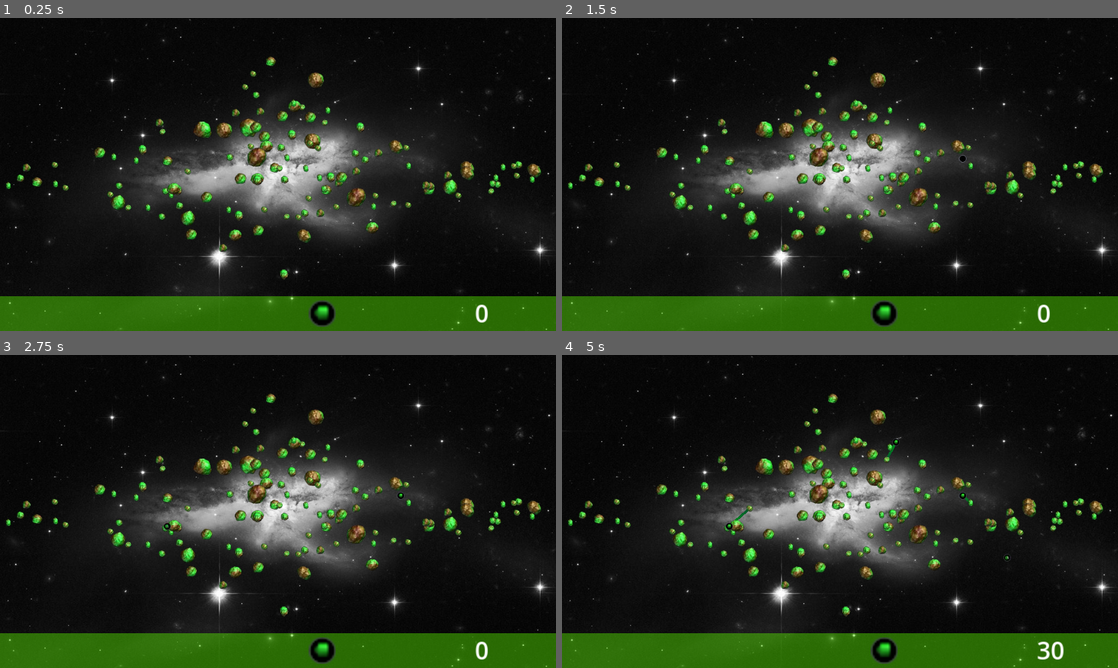
Above: before the commit, frames 1-4 (two rows, left to right).
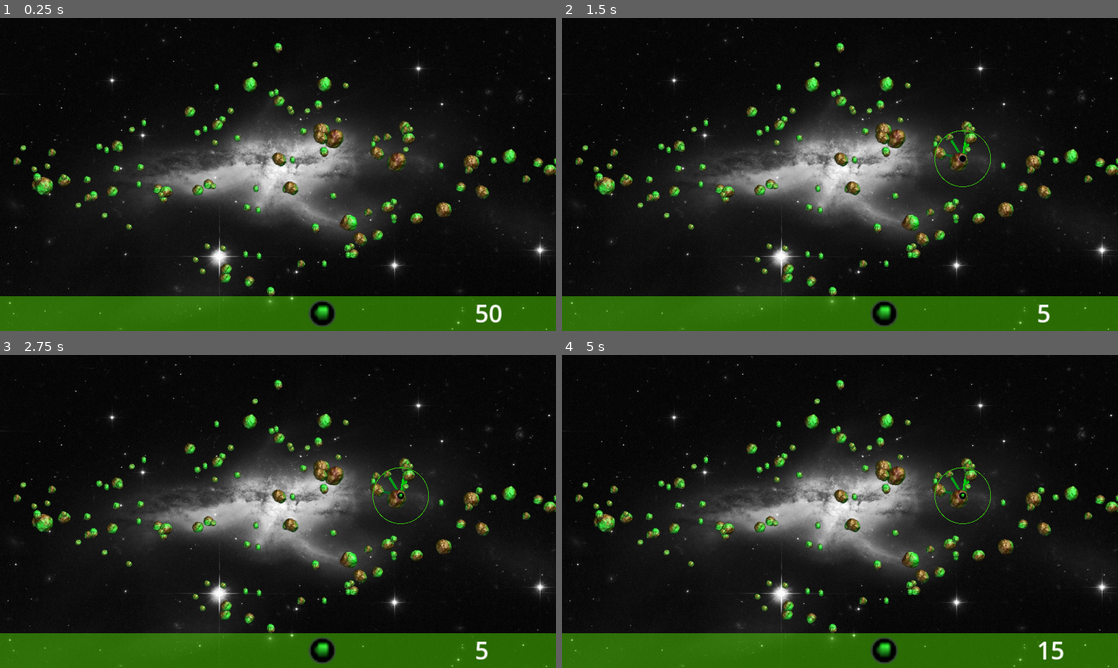
Above: after the commit, the same moments.

Repository: ramhacks/space-game-remake
Game: Godot game, scene res://survival.tscn
Two runs of this game, one before a commit and one after it. Both use one fixed random seed, a clock stepped at 60 frames per second and the inputs below.
Inputs (mouse positions are in pixels of both pictures, inside the frame that each line leads up to):
- Up to frame 1 (0.25 s): no input
- Up to frame 2 (1.5 s): click (884, 312) at 0.5 s; tap Enter at 1.25 s; move the mouse to (962, 158) at 1.27 s; hold Right (move_right) from 1.28 s (still down); click (962, 158) at 1.42 s
- Up to frame 3 (2.75 s): release Right (move_right) at 2 s; tap Space at 2 s; drag from (166, 527) to (400, 495) at 2.02 s
- Up to frame 4 (5 s): tap Enter at 2.75 s; move the mouse to (895, 442) at 2.77 s; hold Right (move_right) 2.78-3.5 s; click (895, 442) at 2.92 s; drag from (812, 574) to (962, 495) at 3.52 s; tap Space at 4.25 s; move the mouse to (1006, 558) at 4.27 s; click (1006, 558) at 4.42 s

The runs differ from the first frame. In frame 1, 8.2% of the frame differs, in the area x 1-100%, y 8-98%; in frame 2, 8.2%; in frame 3, 8.2%; in frame 4, 8.4%.

Commit message:
Features
Added it so you need 45 minerals to place a miner. Added collision lines and circle around miner when hovering but not placed yet. Works as an idle game now

Diff:
--- a/the-space-game/Asteroid GD/Asteroid_Script.gd
+++ b/the-space-game/Asteroid GD/Asteroid_Script.gd
@@ -25,7 +25,8 @@
 	# fix so that larger numbers are generated not as often as the smaller numbers, put a weight to them
 	self.asteroid_size = min(random.randi_range(892, 932), random.randi_range(892, 932), random.randi_range(892, 932))
 	#--------------------------------------------------------
-	var my_size = (932 - self.asteroid_size) % 15
+
+	var my_size = (892 + self.asteroid_size) % 15
 
 	self.resources = my_size * 52
 
@@ -36,7 +37,7 @@
 			self.asteroid_size = self.asteroid_size - 1
 		else:
 			self.asteroid_size = self.asteroid_size + 1
-	self.texture_path = "res://Asteroid_Images/" + str(self.asteroid_size) + '.png'
+	self.texture_path = "res://Asteroid_Images/" + str(self.asteroid_size) + '.png' # need to fix, it is making the largest the smallest asteroids
 
 
 func assign_full_texture():
@@ -54,7 +55,6 @@
 
 func extractresources(change): #change resources by a certain amount, if no more resources return 0 if
 	#some left return 1
-
 	if(self.resources > 0):
 		if((self.resources - change) > 0):
 			Globals.resources += change
@@ -67,5 +67,3 @@
 
 		assign_empty_texture()
 		return 0
-
-	print("Remaining Resources: " + self.resources)
--- a/the-space-game/Asteroid GD/asteroid_collision.gd
+++ b/the-space-game/Asteroid GD/asteroid_collision.gd
@@ -2,6 +2,7 @@
 
 
 var cur_name = "asteroid"
+
 
 # Called when the node enters the scene tree for the first time.
 func _ready() -> void:
@@ -17,6 +18,11 @@
 	var sprite = self.get_node("Sprite2D")
 	sprite.extractresources(amount)
 
+
 func get_resource_amount():
 	var sprite = self.get_node("Sprite2D")
 	return sprite.resources
+
+func assign_empty_texture():
+	var sprite = self.get_node("Sprite2D")
+	sprite.assign_empty_texture()
--- a/the-space-game/Asteroid GD/asteroid_gen.gd
+++ b/the-space-game/Asteroid GD/asteroid_gen.gd
@@ -20,8 +20,8 @@
 
 	var angle = 11 #w
 
-	var height = 250 # how tall it is, every iteration make smaller to generate asteroid along it
-	var width =  170#how wide the wave is
+	var height = 270 # how tall it is, every iteration make smaller to generate asteroid along it
+	var width =  200#how wide the wave is
 
 
 
@@ -30,12 +30,12 @@
 
 	var center = [int(get_viewport_rect().size.x/2), transformy*-1]
 
-	var place_chance = 12 #chance of placing asteroid, right now it is 10%
+	var place_chance = 15 #chance of placing asteroid, right now it is 10%
    #change it so that generates more toward center point
    #do this by getting distance from center, the closer it is the higher the chance of placing it
 
 
-	var asteroid_x_spread = 9 #spread of asteroids over the x-axis
+	var asteroid_x_spread = 10 #spread of asteroids over the x-axis
 
 
 	var loopamount = 16 #amount of times to iterate over smaller wave
--- a/the-space-game/Asteroid_Gen/asteroid.tscn
+++ b/the-space-game/Asteroid_Gen/asteroid.tscn
@@ -4,6 +4,7 @@
 [ext_resource type="Script" path="res://Asteroid GD/Asteroid_Script.gd" id="1_ejgq3"]
 
 [sub_resource type="CircleShape2D" id="CircleShape2D_fbfk6"]
+radius = 3.0
 
 [node name="Asteroid" type="StaticBody2D"]
 z_index = 1
--- a/the-space-game/Asteroid_Gen/asteroid_field.tscn
+++ b/the-space-game/Asteroid_Gen/asteroid_field.tscn
@@ -3,5 +3,4 @@
 [ext_resource type="Script" path="res://Asteroid GD/asteroid_gen.gd" id="1_qldky"]
 
 [node name="Asteroid_Field" type="Node2D"]
-z_index = 1
 script = ExtResource("1_qldky")
--- a/the-space-game/Survival_Scene_Scripts/area_2d.gd
+++ b/the-space-game/Survival_Scene_Scripts/area_2d.gd
@@ -2,6 +2,8 @@
 
 signal cancel_spawn_tower
 signal place_tower(cur_position)
+
+var cur_name = "camera"
 
 var cam
 
--- a/the-space-game/Survival_Scene_Scripts/globals.gd
+++ b/the-space-game/Survival_Scene_Scripts/globals.gd
@@ -1,6 +1,6 @@
 extends Node
 
-var resources = 0  # amount of resources the current player has
+var resources = 50  # amount of resources the current player has
 
 # Called when the node enters the scene tree for the first time.
 func _ready() -> void:
--- a/the-space-game/Survival_Scene_Scripts/survival.gd
+++ b/the-space-game/Survival_Scene_Scripts/survival.gd
@@ -3,7 +3,7 @@
 #list of towers
 var mining_tower
 
-var cur_name = "camera"
+
 
 
 #these two variables are if we are going to place a tower, press the tower button and show the tower following
@@ -12,6 +12,10 @@
 var placing_tower = false
 var tower_to_place
 var tower_scene
+
+
+var starting_tower_pos
+var activate_nearby_node_showing = false
 
 # Called when the node enters the scene tree for the first time.
 func _ready() -> void:
@@ -24,11 +28,19 @@
 	mining_tower = preload("res://towers/Miner/miner.tscn")
 
 
+
 # Called every frame. 'delta' is the elapsed time since the previous frame.
 func _process(delta: float) -> void:
 	self.get_node("CanvasLayer/Resources").text = str(Globals.resources)
 	if(placing_tower):
 		tower_to_place.position = self.get_node("Camera_Area").get_relative_mouse_pos()
+
+		#the code below makes it so that we don't try and draw collidiing asteroids until the mouse is not
+		#inside the hotbar anymore
+		if(starting_tower_pos.y - self.get_node("Camera_Area").get_relative_mouse_pos().y > 25):
+			tower_to_place.hovering = true
+
+
 
 
 
@@ -39,28 +51,42 @@
 		placing_tower = false
 
 
+
+
+
 func _on_camera_area_place_tower(cur_position: Variant) -> void:
 	if(placing_tower):
-		placing_tower = false
-		tower_to_place.queue_free()
-		var copy = tower_scene.instantiate()
-		copy.position = cur_position
-		self.add_child(copy)
-		copy.set_placed()
-		if(len(copy.collision_list()) == 0):
-			#if no collision try again just to make test collison bounds
-			copy.queue_free()
-			copy = tower_scene.instantiate()
+		Globals.resources = Globals.resources - 45
+		if len(tower_to_place.collision_list()) != 0:
+			placing_tower = false
+			tower_to_place.queue_free()
+			var copy = tower_scene.instantiate()
 			copy.position = cur_position
+
 			self.add_child(copy)
-			copy.set_placed()
+			copy.set_placed(true)
+			if copy.cur_name == "miner":
+				if(len(copy.collision_list()) == 0):
+					#if no collision try again just to make test collison bounds
+					copy.queue_free()
+					copy = tower_scene.instantiate()
+					copy.position = cur_position
+
+					self.add_child(copy)
+					copy.set_placed(true)
+
+			copy.get_node("collider").visible = false
 
 
 func _on_miner_button_pressed() -> void:
-	#miner tower button pressed
-	tower_scene = mining_tower
-	tower_to_place = tower_scene.instantiate()
-	#don't run the placed function so nothing will happen
-	self.add_child(tower_to_place)
-	tower_to_place.set_frame_child(tower_to_place.frame_count())
-	placing_tower = true
+	if(Globals.resources - 45 >= 0):
+
+		#miner tower button pressed
+		tower_scene = mining_tower
+		tower_to_place = tower_scene.instantiate()
+
+		#don't run the placed function so nothing will happen
+		self.add_child(tower_to_place)
+		starting_tower_pos = self.get_node("Camera_Area").get_relative_mouse_pos()
+		tower_to_place.set_frame_child(tower_to_place.frame_count())
+		placing_tower = true
--- a/the-space-game/survival.tscn
+++ b/the-space-game/survival.tscn
@@ -7,6 +7,9 @@
 
 [sub_resource type="RectangleShape2D" id="RectangleShape2D_fy202"]
 size = Vector2(1152, 712)
+
+[sub_resource type="RectangleShape2D" id="RectangleShape2D_otb3a"]
+size = Vector2(1149, 68)
 
 [sub_resource type="LabelSettings" id="LabelSettings_a1qks"]
 font_size = 50
@@ -29,21 +32,34 @@
 position = Vector2(576, 356)
 shape = SubResource("RectangleShape2D_fy202")
 
-[node name="CanvasLayer" type="CanvasLayer" parent="."]
+[node name="CanvasLayer2" type="CanvasLayer" parent="."]
 layer = -1
 
-[node name="TextureRect" type="TextureRect" parent="CanvasLayer"]
+[node name="Background" type="TextureRect" parent="CanvasLayer2"]
+z_index = 4
 offset_right = 1152.0
-offset_bottom = 648.0
+offset_bottom = 710.0
 texture = ExtResource("3_vqmru")
 
+[node name="CanvasLayer" type="CanvasLayer" parent="."]
+
+[node name="Hotbar" type="Area2D" parent="CanvasLayer"]
+collision_layer = 3
+collision_mask = 3
+
+[node name="CollisionShape2D" type="CollisionShape2D" parent="CanvasLayer/Hotbar"]
+position = Vector2(577.5, 614)
+shape = SubResource("RectangleShape2D_otb3a")
+
 [node name="ColorRect" type="ColorRect" parent="CanvasLayer"]
+z_index = 4
 offset_top = 576.0
 offset_right = 1152.0
 offset_bottom = 648.0
 color = Color(0.34902, 0.941176, 0, 0.431373)
 
 [node name="Resources" type="Label" parent="CanvasLayer"]
+z_index = 4
 offset_left = 984.0
 offset_top = 576.0
 offset_right = 1148.0
@@ -51,6 +67,7 @@
 label_settings = SubResource("LabelSettings_a1qks")
 
 [node name="Miner_Button" type="TextureButton" parent="CanvasLayer"]
+z_index = 4
 offset_left = 640.0
 offset_top = 584.0
 offset_right = 696.0
--- a/the-space-game/towers/Miner/mine.gd
+++ b/the-space-game/towers/Miner/mine.gd
@@ -1,4 +1,5 @@
 extends Area2D
+
 
 var cur_name = "miner"
 
@@ -7,6 +8,9 @@
 var line_node
 
 var child
+
+var hovering = false #hovering next to mouse, not placed yet
+#assumed false until told otherwise
 
 var powered = false #is this node powered? once set to true it will mine once
 
@@ -19,11 +23,14 @@
 
 	line_node = self.get_node("Mining_Laser")
 
-func set_placed():  #required for all towers
-	child.frame = 0
+func set_placed(re_animate):  #required for all towers
+	hovering = false
+	if(re_animate):
+		child.frame = 0
 	#this function is so when we press the button to place a tower and we just want to show the tower being placed
 	#we won't activate this function so it will not activate the tower, only show it
-	child.placed = true
+		child.placed = true
+
 	timer.start() #start mining functionality
 
 func set_frame_child(frame): #required for all towers
@@ -34,7 +41,16 @@
 # Called every frame. 'delta' is the elapsed time since the previous frame.
 
 func _process(delta: float) -> void:
-	pass
+	if hovering:
+		line_node.clear_points()
+		var overlap = self.get_overlapping_bodies()
+		for body in overlap:
+
+			#loop through all overlapping bodies and create a line from the miner
+			#to the bodies
+			line_node.add_point(to_local(self.global_position))
+			line_node.add_point(to_local(body.global_position))
+			line_node.add_point(to_local(self.global_position))
 
 
 
@@ -61,7 +77,11 @@
 
 
 func _on_body_entered(body: Node2D) -> void:
-	child.change_collision_list(body)
+	if body.cur_name == "asteroid":
+		if body.get_resource_amount() > 0:
+			#only add if asteroid is not empty of resources
+			child.change_collision_list(body)
+
 
 func collision_list():
 	return child.asteroids_in_range
--- a/the-space-game/towers/Miner/miner.gd
+++ b/the-space-game/towers/Miner/miner.gd
@@ -3,6 +3,7 @@
 
 
 var asteroids_in_range = []
+var all_object_collisions = []
 var upgrade_level = 1
 
 var upgrade_resource_drain = {
@@ -18,8 +19,8 @@
 
 var current_drained
 
+signal force_change_collision
 
-signal force_change_collision
 
 # Called when the node enters the scene tree for the first time.
 func _ready() -> void:
@@ -35,6 +36,7 @@
 		#when ready run animation only once then stop
 
 
+
 func mine(line_node):
 	if closest:
 	#only mine if there is a node nearby and powered
@@ -44,25 +46,19 @@
 				line_node.add_point(to_local(self.global_position))
 				line_node.add_point(to_local(closest.global_position))
 				closest.extract(upgrade_resource_drain[upgrade_level])
-			#print(closest, closest.get_node("Sprite2D").resources)
-				if(closest.get_resource_amount() <= 0):
+
+			else:
+				closest.assign_empty_texture()
 					#asteroid is empty, move to next available asteroid in range
-					current_drained = true
-					asteroids_in_range.pop_back()
-					if(len(asteroids_in_range)):
-						closest = asteroids_in_range[0]
-					else:
-						force_change_collision.emit()
-						closest = false
-
-
-
-
-
-
-#when miner is powered, start to mine
-
+				current_drained = true
+				asteroids_in_range.pop_back()
+				if(len(asteroids_in_range)):
+					closest = asteroids_in_range[0]
+				else:
+					force_change_collision.emit()
+					closest = false
 
 func change_collision_list(asteroids):
 	closest = asteroids
 	asteroids_in_range.append(asteroids)
+	all_object_collisions.append(asteroids)
--- a/the-space-game/towers/Miner/miner.tscn
+++ b/the-space-game/towers/Miner/miner.tscn
@@ -14,6 +14,7 @@
 [ext_resource type="Texture2D" uid="uid://bmg2qsmvvkksl" path="res://images/508.png" id="10_gcjpd"]
 [ext_resource type="Texture2D" uid="uid://bvbqt8ghe7pen" path="res://images/510.png" id="11_kf5bi"]
 [ext_resource type="Texture2D" uid="uid://bvwnoixwfeuyu" path="res://images/512.png" id="12_1enlj"]
+[ext_resource type="Texture2D" uid="uid://bjlax7wrybigo" path="res://images/Green-Circle-PNG-Photo-2603984782.png" id="15_ekrsg"]
 
 [sub_resource type="Gradient" id="Gradient_okg80"]
 offsets = PackedFloat32Array(0, 0.458333, 1)
@@ -22,6 +23,14 @@
 
 [sub_resource type="SpriteFrames" id="SpriteFrames_f73n1"]
 animations = [{
+"frames": [{
+"duration": 1.0,
+"texture": ExtResource("3_yabks")
+}],
+"loop": true,
+"name": &"hover",
+"speed": 5.0
+}, {
 "frames": [{
 "duration": 1.0,
 "texture": ExtResource("3_jupu6")
@@ -77,6 +86,12 @@
 gradient = SubResource("Gradient_okg80")
 script = ExtResource("4_njm1e")
 
+[node name="collider" type="Sprite2D" parent="."]
+z_index = 2
+position = Vector2(-2, 5)
+scale = Vector2(0.185, 0.183333)
+texture = ExtResource("15_ekrsg")
+
 [node name="Sprite2D" type="AnimatedSprite2D" parent="."]
 z_index = 2
 sprite_frames = SubResource("SpriteFrames_f73n1")
Binary file added: the-space-game/images/Green-Circle-PNG-Photo-2603984782.png
Not shown, added: the-space-game/images/Green-Circle-PNG-Photo-2603984782.png.import
Not shown: 1 places in the-space-game/survival.tscn that only renumber resources
Not shown: 1 places in the-space-game/towers/Miner/miner.tscn that only renumber resources
